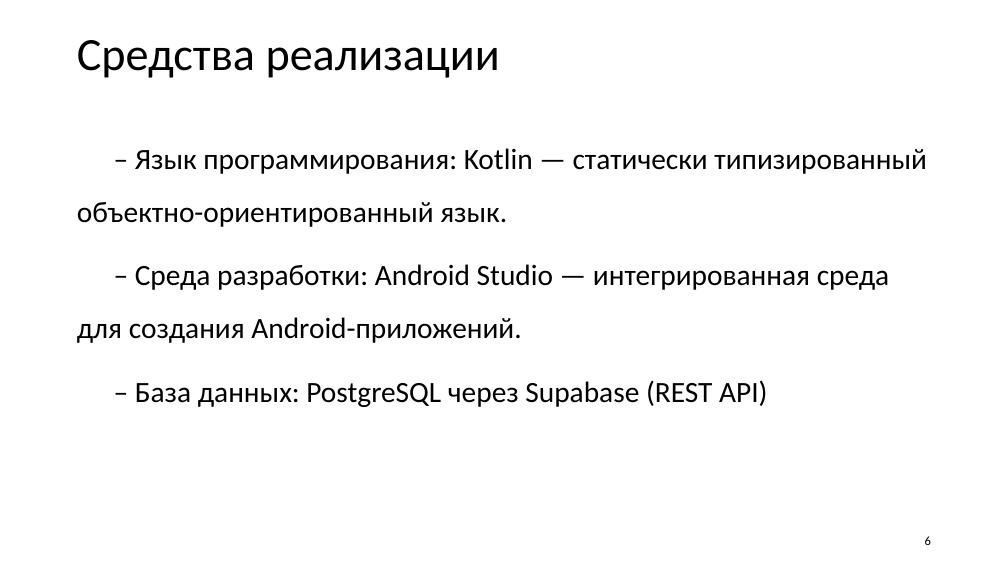
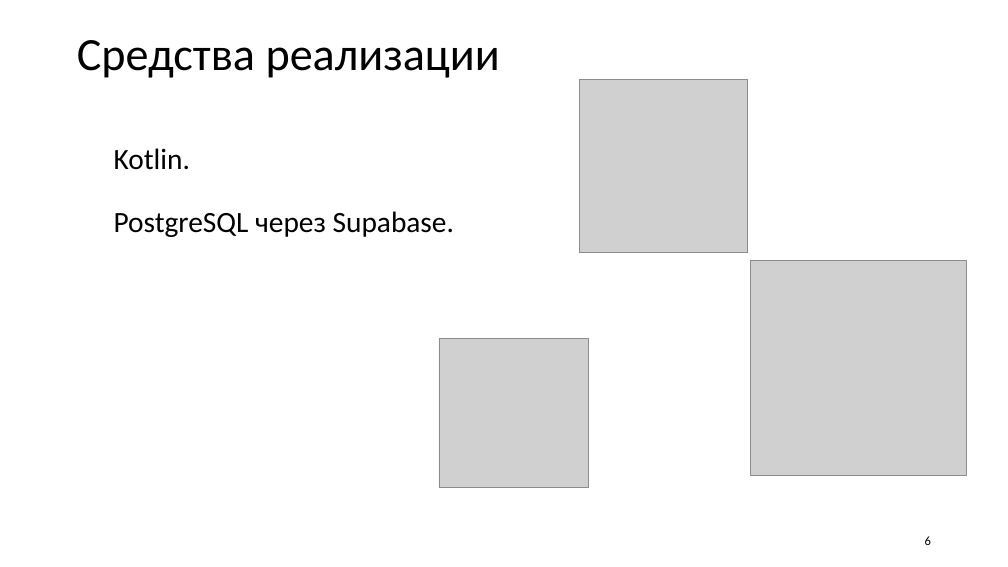
Before and after one commit to Hytakoe/ServiceWorkerApp, a slide deck: slide 6 of Селютин_Р_В_приложение_работника_автосервиса.pptx. Drawn at 1008x567 pixels with LibreOffice and Linux fonts; fonts in the diff are those of the drawing; grey boxes stand for pictures. Boxes give left, top, right and bottom in pixels: in the first picture for what was removed or moved away, otherwise in the second. Text is boxed around its words. In the diff, an @@ line names an element or a change of style, - is before the commit and + after.

Commit message:
presentation fixes

```diff
--- a/Селютин_Р_В_приложение_работника_автосервиса.pptx
+++ b/Селютин_Р_В_приложение_работника_автосервиса.pptx
@@ picture added at bbox=[579, 79, 748, 253] @@
@@ text at bbox=[114, 148, 454, 237]: text changed @@
-– Язык программирования: Kotlin — статически типизированный объектно-ориентированный язык.
-– Среда разработки: Android Studio — интегрированная среда для создания Android-приложений.
-– База данных: PostgreSQL через Supabase (REST API)
+Kotlin.
+PostgreSQL через Supabase.
@@ picture added at bbox=[751, 260, 966, 476] @@
@@ picture added at bbox=[439, 339, 589, 488] @@
```
Also in this commit, not shown: 3 other slides changed, 2 slides added, 1 slide removed.
